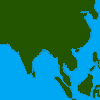
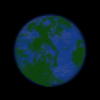
Layered file, before and after one edit (100 x 100). Changes by layer:
added layer "land" above "earth" over [15, 10, 90, 90]
added layer "earth" above "space" over [12, 13, 88, 88]
added layer "space" above "asia" over [0, 0, 100, 100]
hid "asia" over [0, 0, 100, 100]
